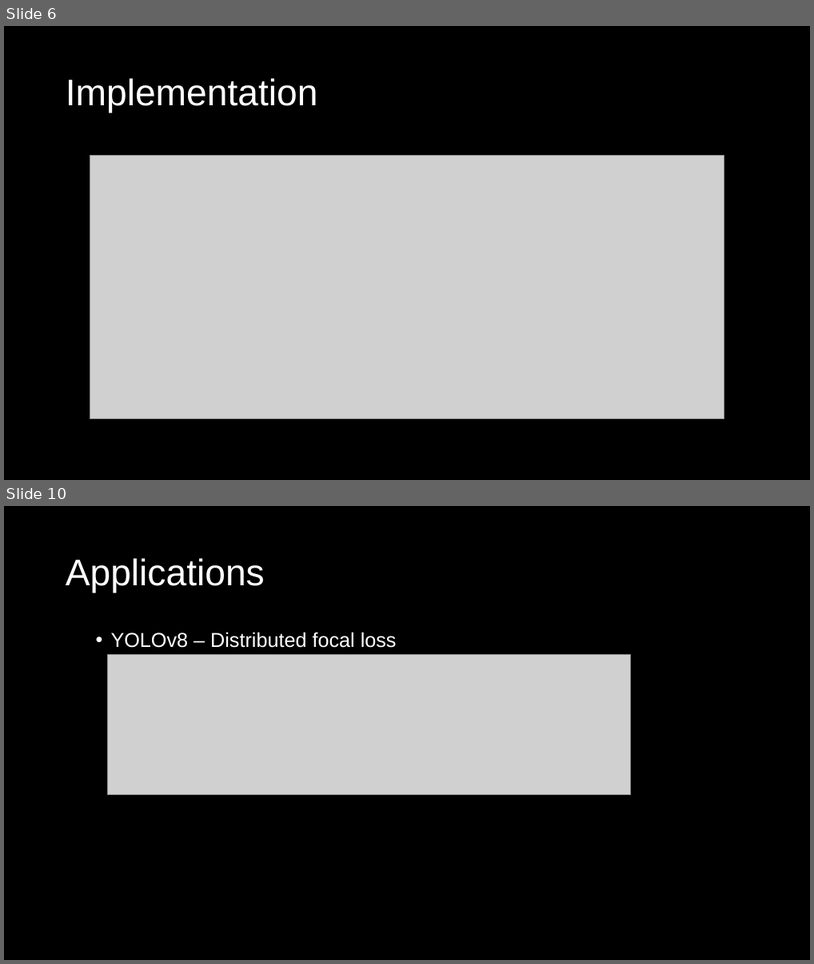
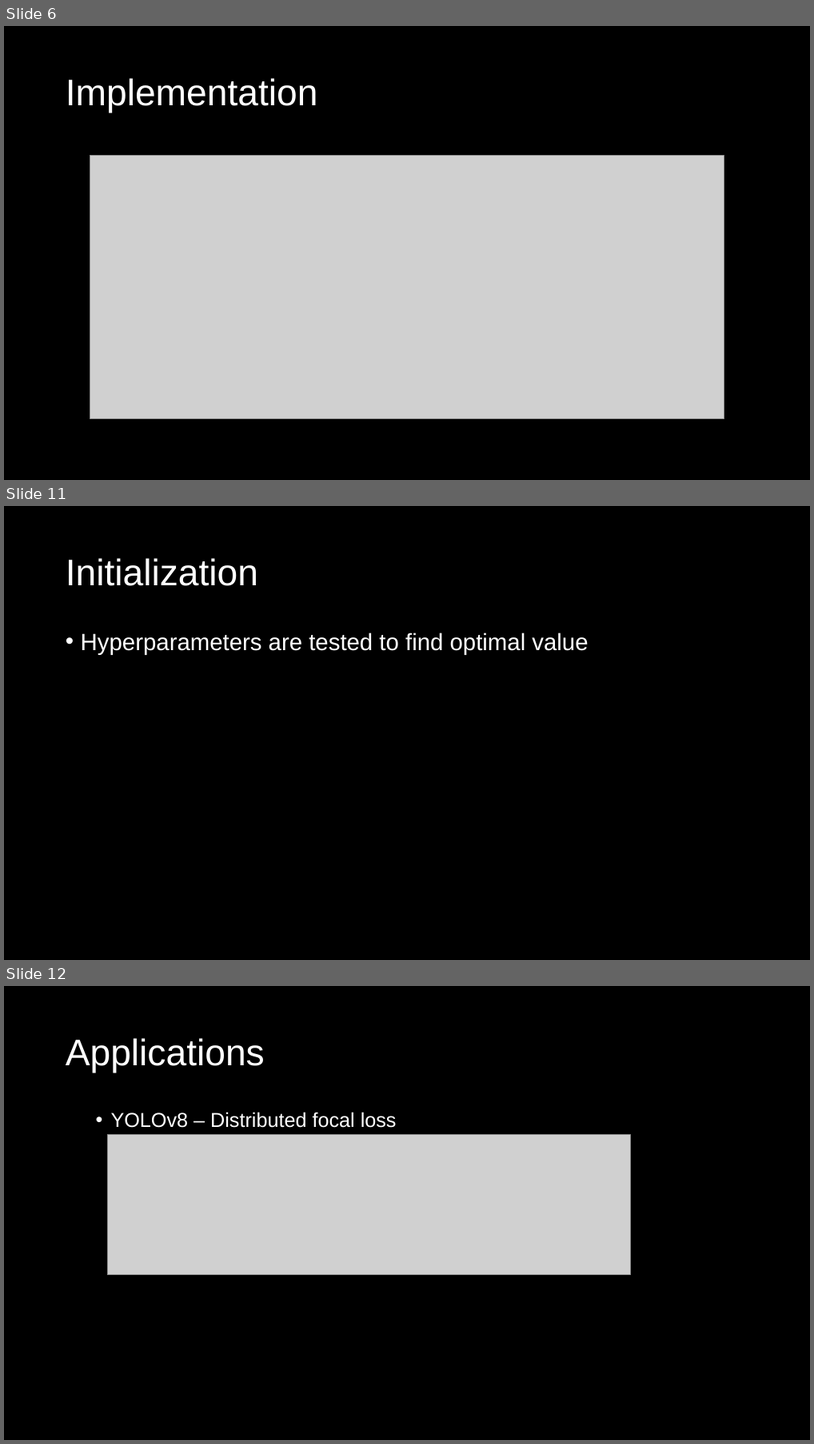
Before and after one commit to DuenoHfao/mlrp, a slide deck: Focal loss for dense object detection.pptx. Shown one above the other, each under a label of ours: slides 6 and 10 before the commit, slides 6, 11 and 12 after it; the slides between them are not shown. The pictures are 814x964 and 814x1444 pixels, drawn with LibreOffice and Linux fonts; fonts in the diff are those of the drawing; grey boxes stand for pictures. Boxes give left, top, right and bottom in pixels: in the first picture for what was removed or moved away, otherwise in the second. Text is boxed around its words. In the diff, an @@ line names an element or a change of style, - is before the commit and + after.

```diff
--- a/Focal loss for dense object detection.pptx
+++ b/Focal loss for dense object detection.pptx
@@ slide 11 added at [4, 506, 810, 960], background #000000 @@
@@ title added at [66, 558, 258, 586], 44 pt, text #FFFFFF @@
+Initialization
@@ text added at [81, 632, 588, 655], 28 pt, text #FFFFFF @@
+• Hyperparameters are tested to find optimal value
@@ what was slide 10 is now slide 12 @@
```
Also in this commit, not shown: 1 slide changed, 2 other slides added, 1 slide removed.
